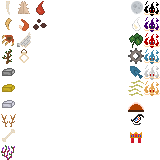
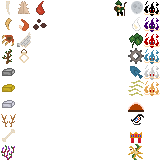
Comparing the layer stacks of the two 160 x 160 images. Changes:
painted on "Background" over (114, 0, 143, 160)
